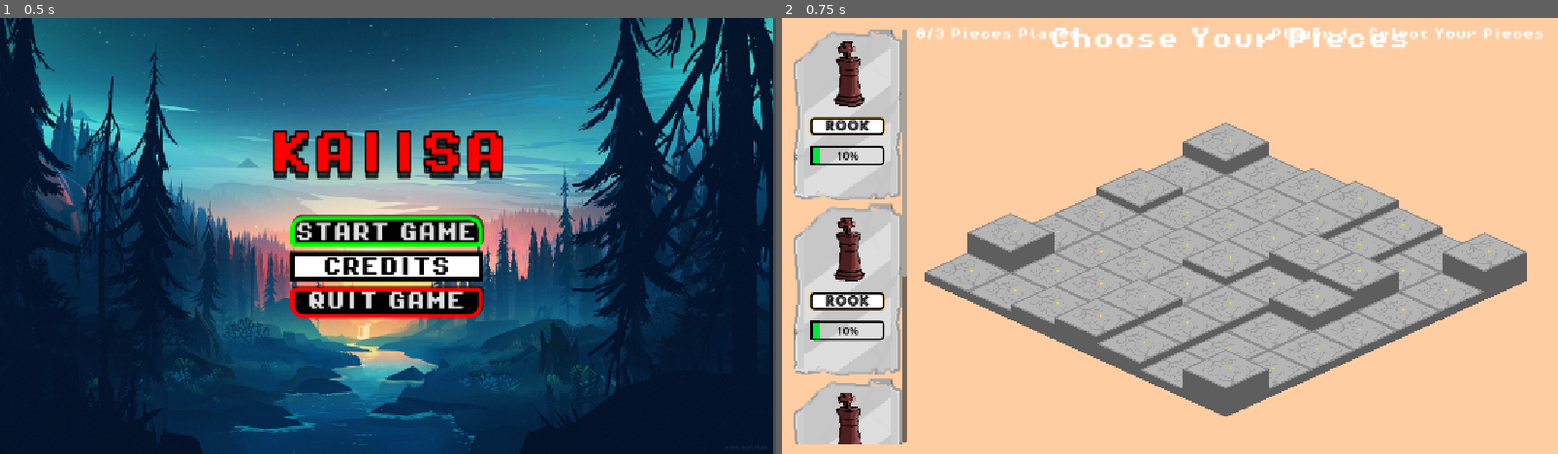
Above: before the commit, frames 1-2 (left to right).
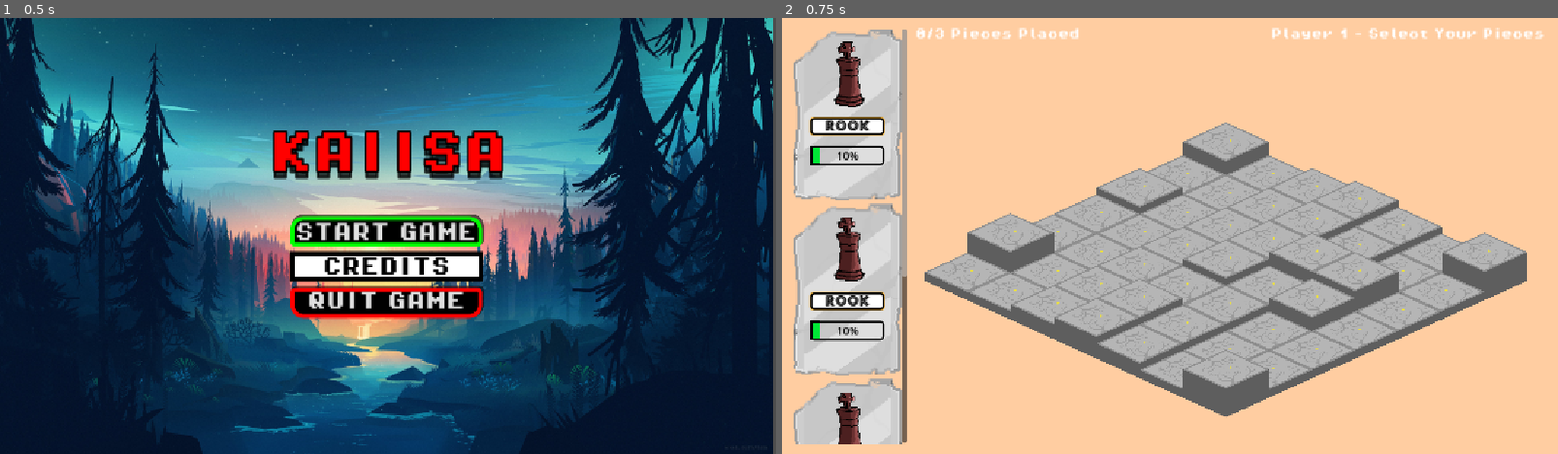
Above: after the commit, the same moments.

Repository: Caiisa-Games/caiisa
Game: Godot game, scene res://scenes/main_menu.tscn
The game is run twice, just before and just after one commit, with the same random seed, the same clock (stepped at 60 frames per second) and the same inputs.
Inputs:
- Up to frame 1 (0.5 s): no input
- Up to frame 2 (0.75 s): click "START GAME" at 0.5 s

Frame 1 is identical in both runs. In frame 2, 0.8% of the frame differs, in the area x 34-81%, y 2-7%.

Commit message:
added confirm button

Diff:
--- a/scenes/piece_selection.gd
+++ b/scenes/piece_selection.gd
@@ -137,9 +137,8 @@
 
 func _finish_player_placement() -> void:
 	if current_player == 1:
-		current_player = 2
-		_create_cards_for_current_player()
-		_update_ui()
+		start_button.disabled = false
+		start_button.visible = true
 	else:
 		start_button.disabled = false
 		start_button.visible = true
@@ -159,7 +158,14 @@
 
 
 func _on_start_button_pressed() -> void:
-	get_tree().change_scene_to_file("res://scenes/Battlefield.tscn")
+	if current_player == 1:
+		start_button.disabled = true
+		start_button.visible = false
+		current_player = 2
+		_create_cards_for_current_player()
+		_update_ui()
+	elif current_player == 2:
+		get_tree().change_scene_to_file("res://scenes/Battlefield.tscn")
 
 
 func get_placement_data() -> Dictionary:
--- a/scenes/piece_selection.tscn
+++ b/scenes/piece_selection.tscn
@@ -92,20 +92,12 @@
 layout_mode = 2
 size_flags_vertical = 8
 theme = SubResource("Theme_wgbiy")
-text = "START"
+text = "CONFIRM"
 
 [node name="RightPanel" type="PanelContainer" parent="HSplitContainer"]
 layout_mode = 2
 mouse_filter = 2
 theme_override_styles/panel = SubResource("StyleBoxEmpty_k1b5r")
-
-[node name="Title" type="Label" parent="HSplitContainer/RightPanel"]
-layout_mode = 2
-size_flags_vertical = 0
-theme_override_fonts/font = ExtResource("3_k1b5r")
-theme_override_font_sizes/font_size = 32
-text = "Choose Your Pieces"
-horizontal_alignment = 1
 
 [node name="SelectedCountLabel" type="Label" parent="HSplitContainer/RightPanel"]
 layout_mode = 2
@@ -115,6 +107,7 @@
 
 [node name="PlayerTurnLabel" type="Label" parent="HSplitContainer/RightPanel"]
 layout_mode = 2
+size_flags_horizontal = 8
 size_flags_vertical = 0
 theme_override_fonts/font = ExtResource("3_k1b5r")
 theme_override_font_sizes/font_size = 16
